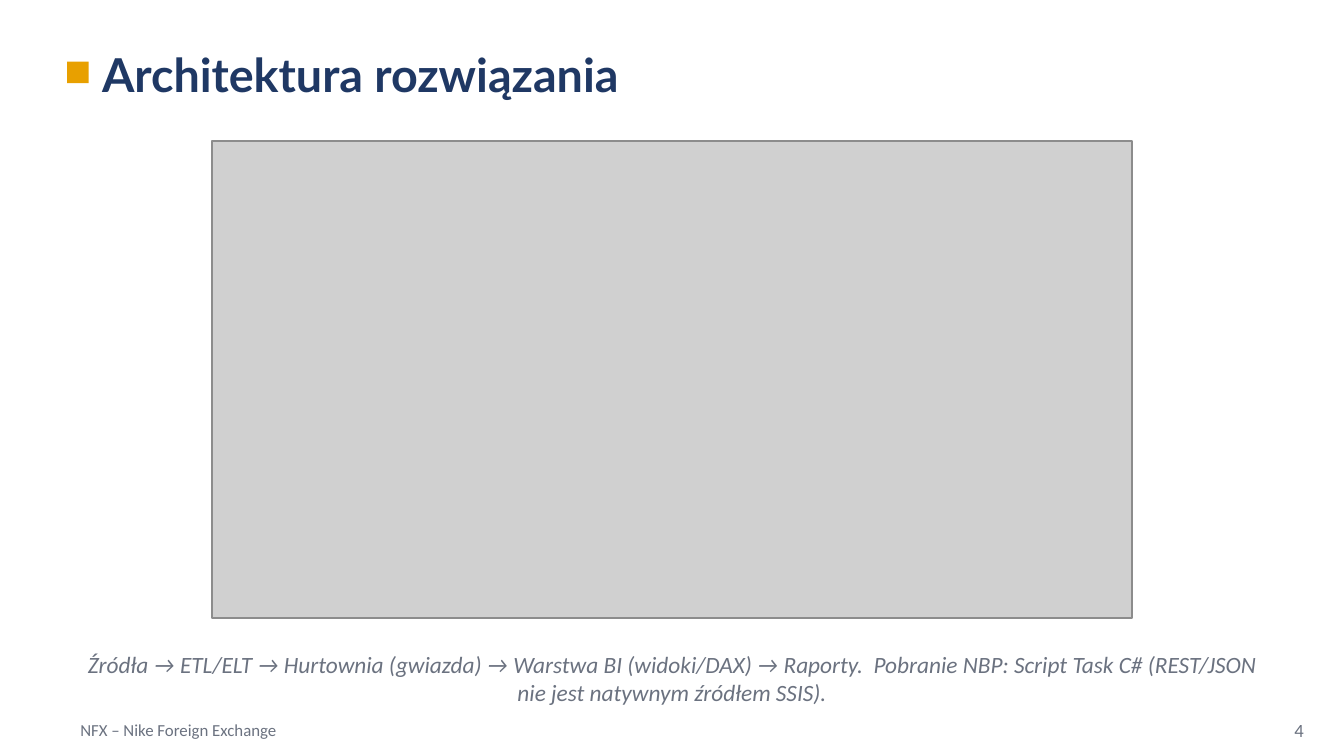
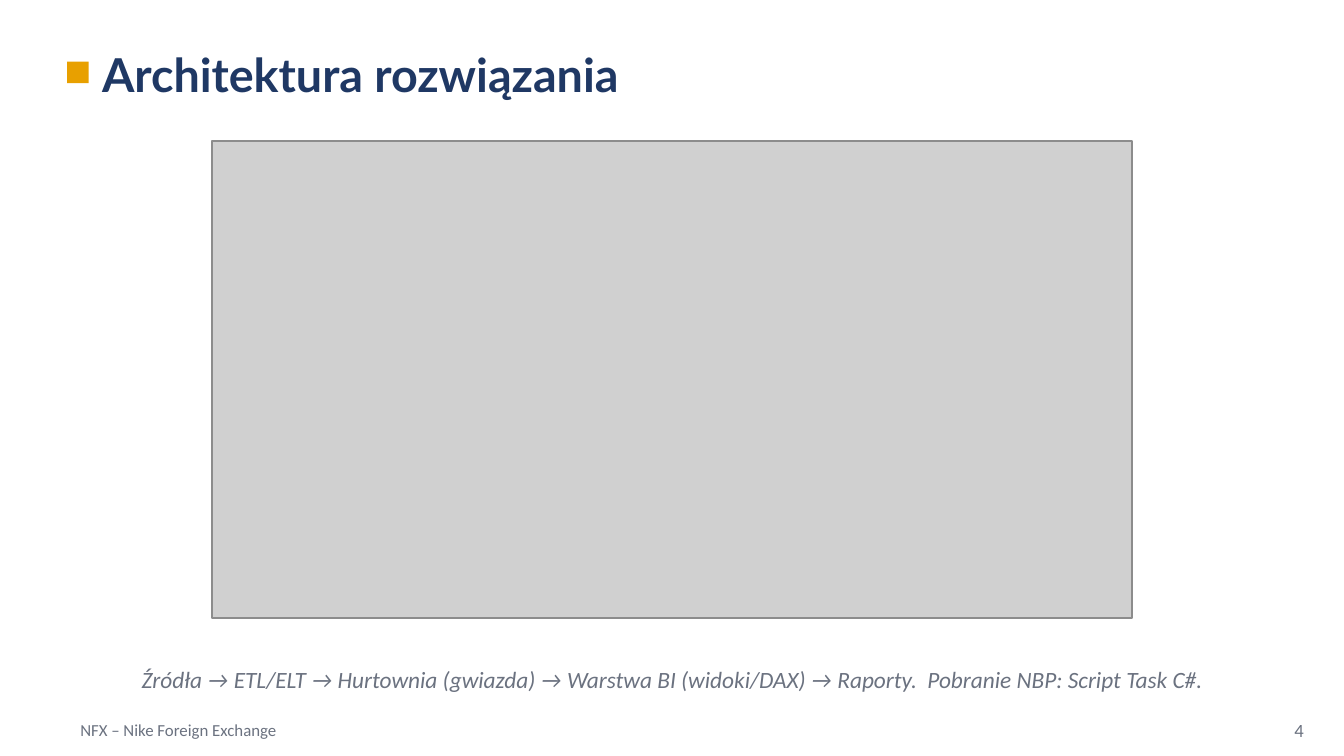
Before and after one commit to Fichey/NFX_Implementation, a slide deck: slide 5 of NFX_Prezentacja.pptx. Drawn at 1344x756 pixels with LibreOffice and Linux fonts; fonts in the diff are those of the drawing; grey boxes stand for pictures. Boxes give left, top, right and bottom in pixels: in the first picture for what was removed or moved away, otherwise in the second. Text is boxed around its words. In the diff, an @@ line names an element or a change of style, - is before the commit and + after.

```diff
--- a/NFX_Prezentacja.pptx
+++ b/NFX_Prezentacja.pptx
@@ text at (142,668,1203,692): text changed @@
-Źródła → ETL/ELT → Hurtownia (gwiazda) → Warstwa BI (widoki/DAX) → Raporty. Pobranie NBP: Script Task C# (REST/JSON nie jest natywnym źródłem SSIS).
+Źródła → ETL/ELT → Hurtownia (gwiazda) → Warstwa BI (widoki/DAX) → Raporty. Pobranie NBP: Script Task C#.
```
Also in this commit, not shown: 8 other slides changed.
